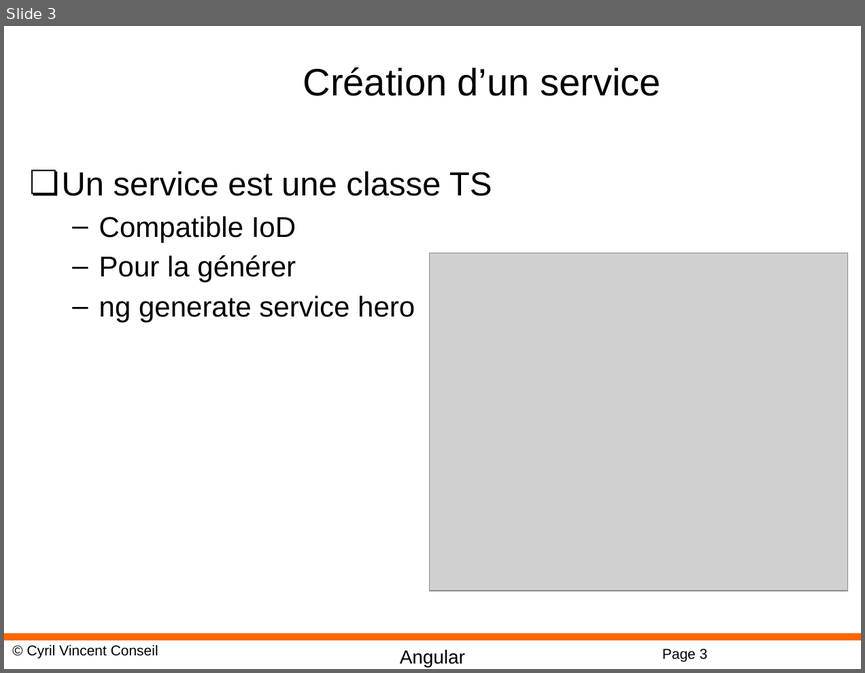
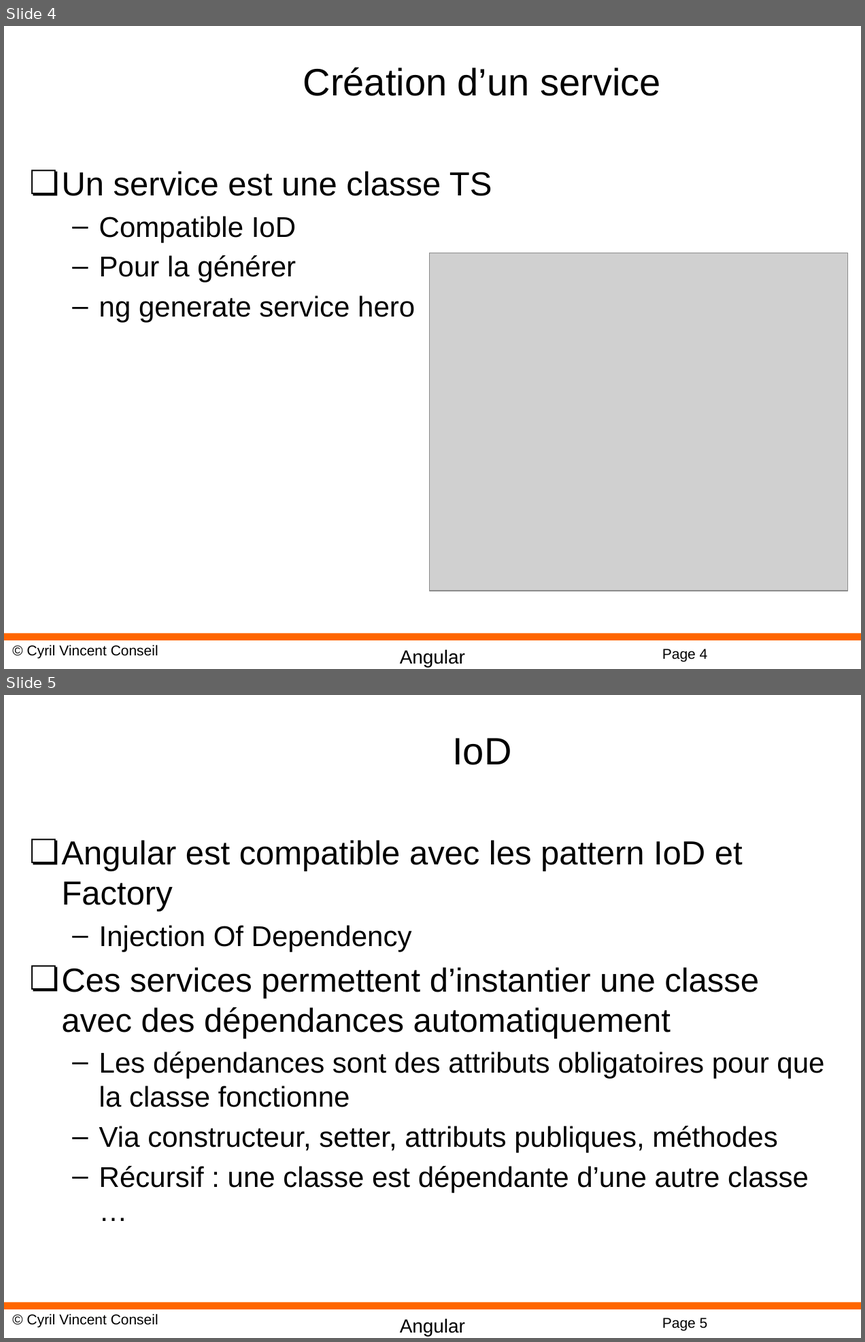
Before and after one commit to cyrilvincent/POE, a slide deck: ppt/angular/Angular12-Services.pptx. Shown one above the other, each under a label of ours: slide 3 before the commit, slides 4 and 5 after it. The pictures are 865x673 and 865x1342 pixels, drawn with LibreOffice and Linux fonts; fonts in the diff are those of the drawing; grey boxes stand for pictures; background and template pictures are left out. Boxes give left, top, right and bottom in pixels: in the first picture for what was removed or moved away, otherwise in the second. Text is boxed around its words. In the diff, an @@ line names an element or a change of style, - is before the commit and + after.

Commit message:
Angular PPT 15 bis

```diff
--- a/ppt/angular/Angular12-Services.pptx
+++ b/ppt/angular/Angular12-Services.pptx
@@ slide 5 added at <box>4,695,861,1338</box>, background #FFFFFF; not listed: 4 template elements that a slide beside it also shows @@
@@ title added at <box>452,738,511,765</box>, 32 pt, text #000000 @@
+IoD
@@ text added at <box>62,840,824,1192</box>, 24 pt, text #000000 @@
+❏ Angular est compatible avec les pattern IoD et Factory
+  – Injection Of Dependency
+❏ Ces services permettent d’instantier une classe avec des dépendances automatiquement
+  – Les dépendances sont des attributs obligatoires pour que la classe fonctionne
+  – Via constructeur, setter, attributs publiques, méthodes
+  – Récursif : une classe est dépendante d’une autre classe …
@@ what was slide 3 is now slide 4 @@
@@ page number at <box>662,648,708,661</box>: text changed @@
-Page 3
+Page 4
```
Also in this commit, not shown: 1 slide changed, 7 other slides added, 7 other files.
